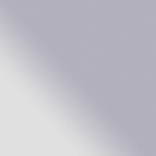
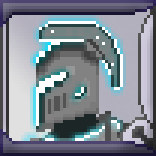
Before/after of a w=156, h=156 layered artwork. What changed in the layer stack:
showed "Layer 57 copy" over (0, 0, 156, 156)
added layer "Layer 63" above "Layer 62" over (18, 15, 156, 156)
